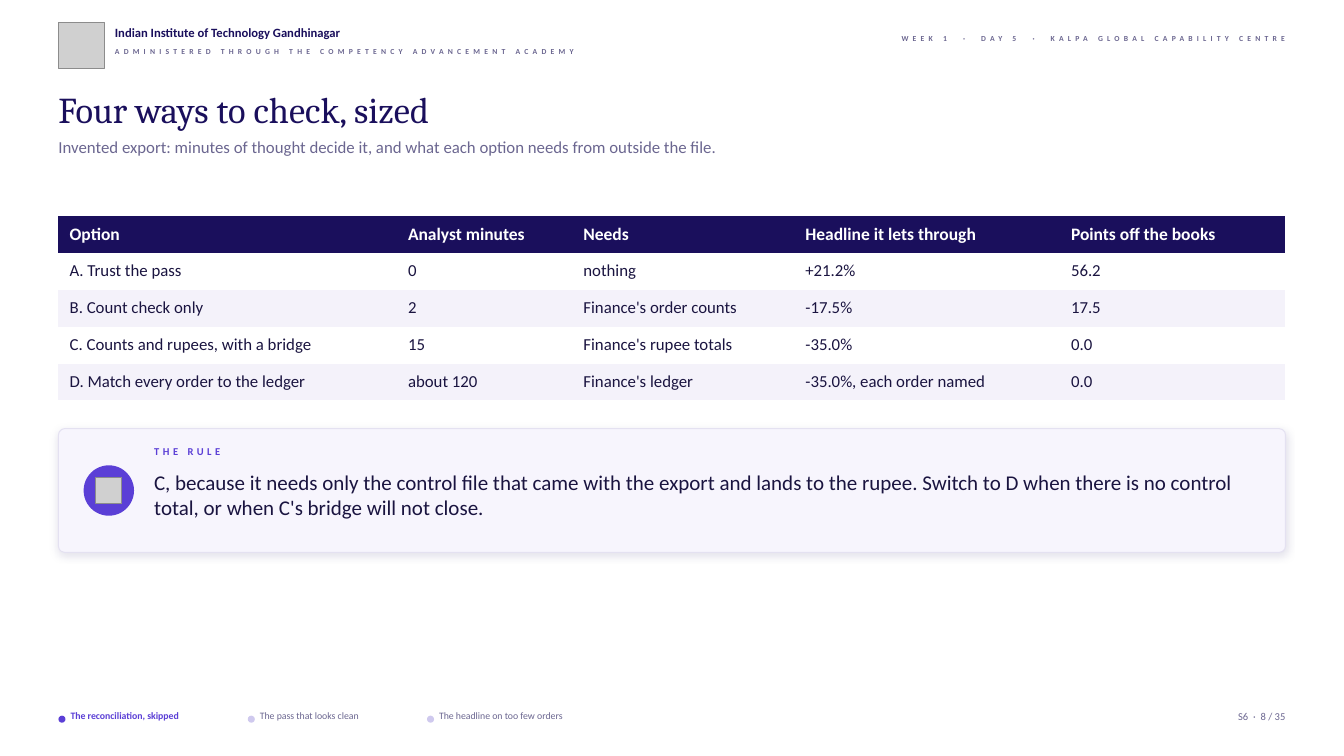
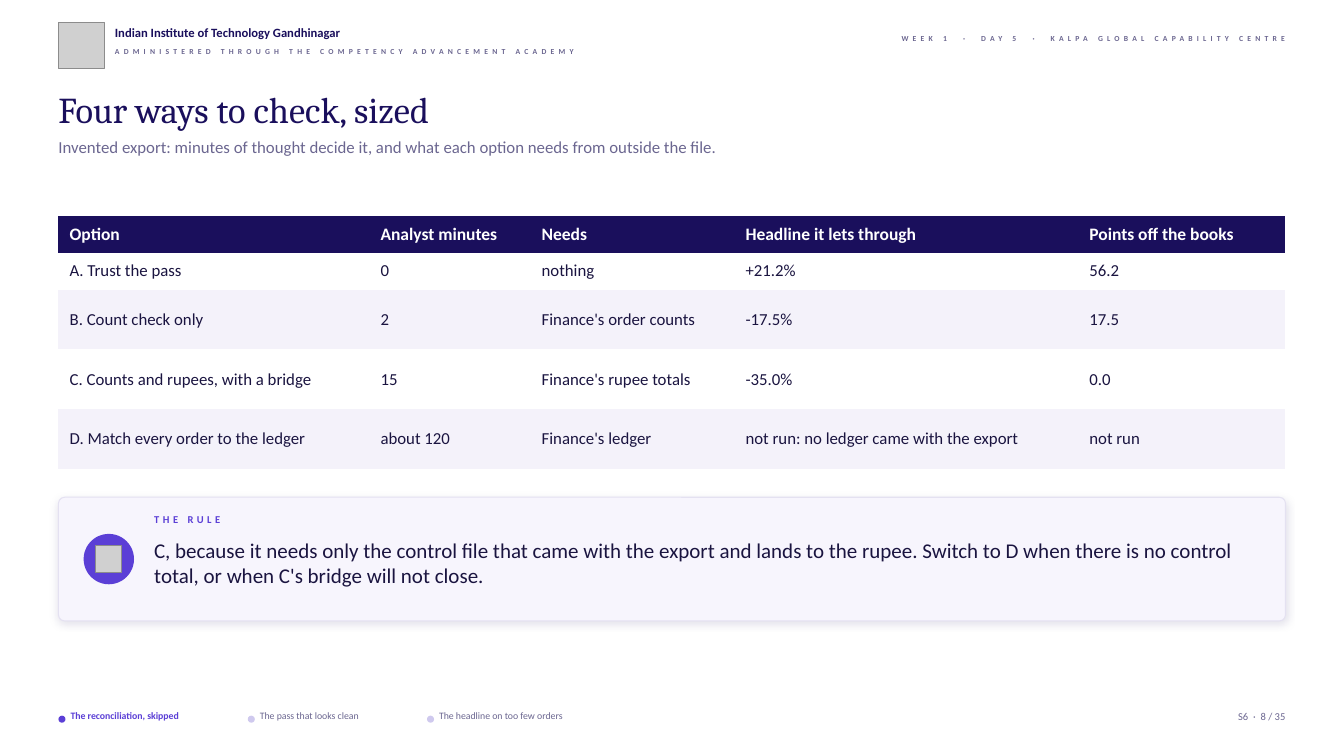
Before and after one commit to fde-academy-lab/c2-content-factory, a slide deck: slide 8 of content/W01/D5/slides/C2_W01_D05_debrief_STUDENT.pptx. Drawn at 1344x756 pixels with LibreOffice and Linux fonts; fonts in the diff are those of the drawing; grey boxes stand for pictures; background and template pictures are left out. Boxes give left, top, right and bottom in pixels: in the first picture for what was removed or moved away, otherwise in the second. Text is boxed around its words. In the diff, an @@ line names an element or a change of style, - is before the commit and + after.

```diff
--- a/content/W01/D5/slides/C2_W01_D05_debrief_STUDENT.pptx
+++ b/content/W01/D5/slides/C2_W01_D05_debrief_STUDENT.pptx
@@ table at (58, 216, 1286, 469) @@
-row 5, column 4: -35.0%, each order named
+row 5, column 4: not run: no ledger came with the export
-row 5, column 5: 0.0
+row 5, column 5: not run
@@ 2 texts, 1 picture, 1 rounded rectangle, 1 ellipse: place and size @@
-2 texts, 1 picture, 1 rounded rectangle, 1 ellipse at (58, 429, 1286, 553)
+2 texts, 1 picture, 1 rounded rectangle, 1 ellipse at (58, 497, 1286, 621)
```
Also in this commit, not shown: 2 other files.
